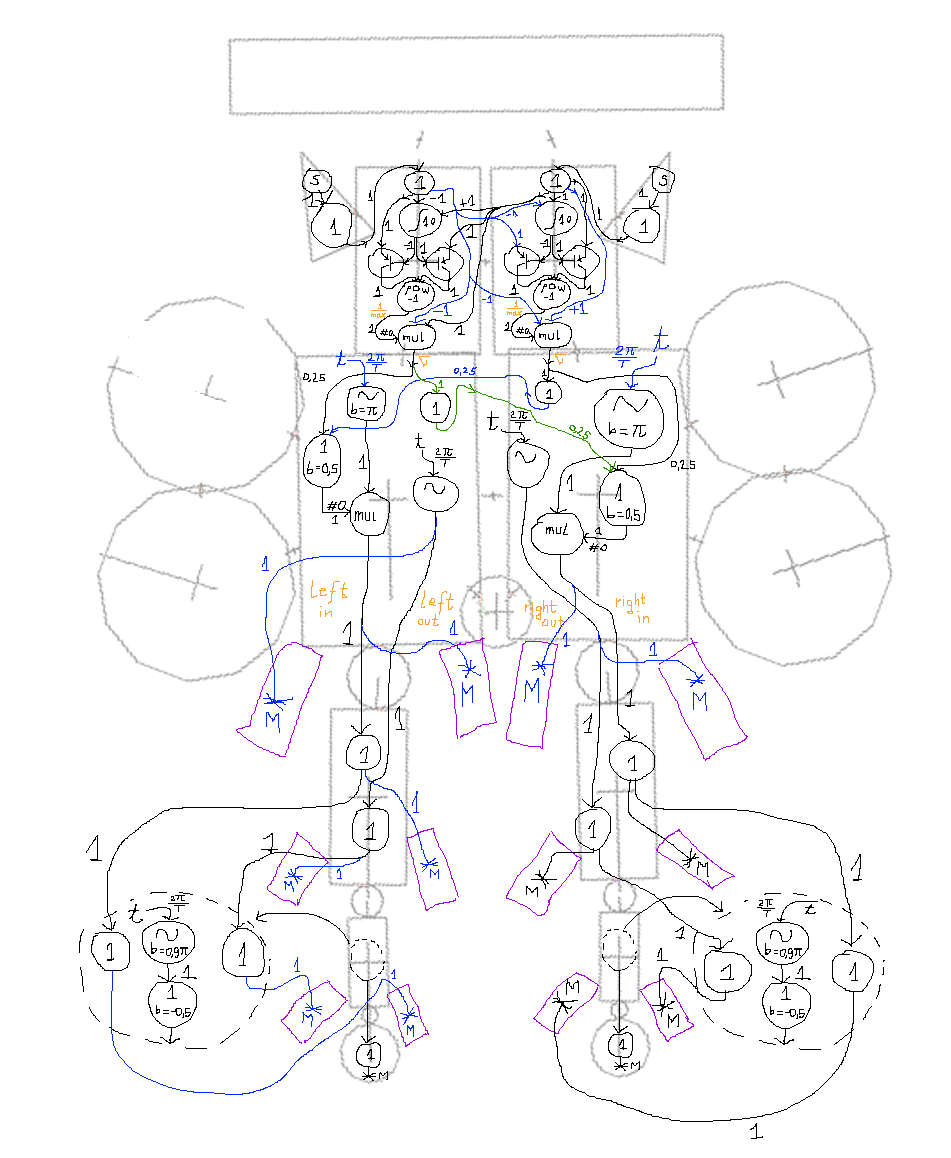
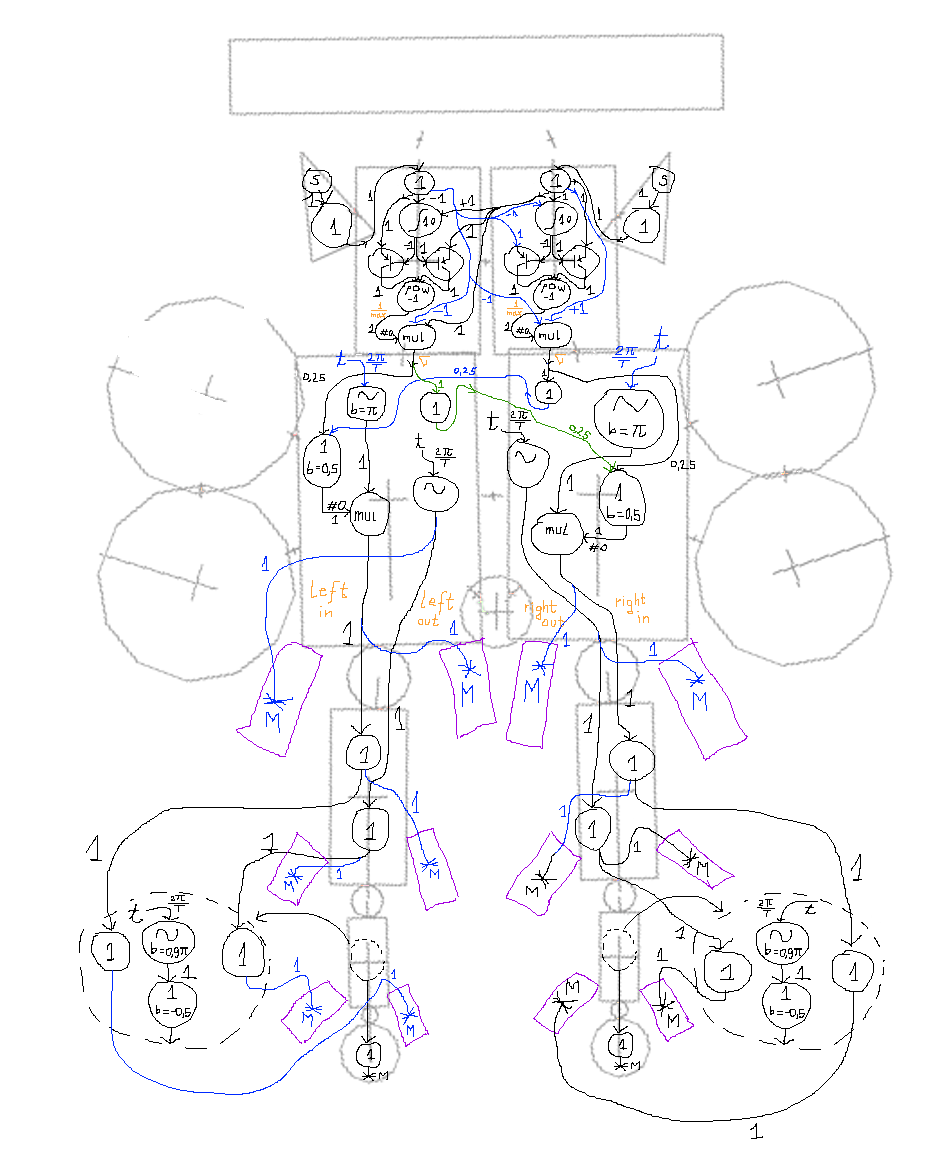
Comparing the layer stacks of the two w=951, h=1158 images. Changes:
painted on "Layer #1" over left=554, top=780, right=651, bottom=865
